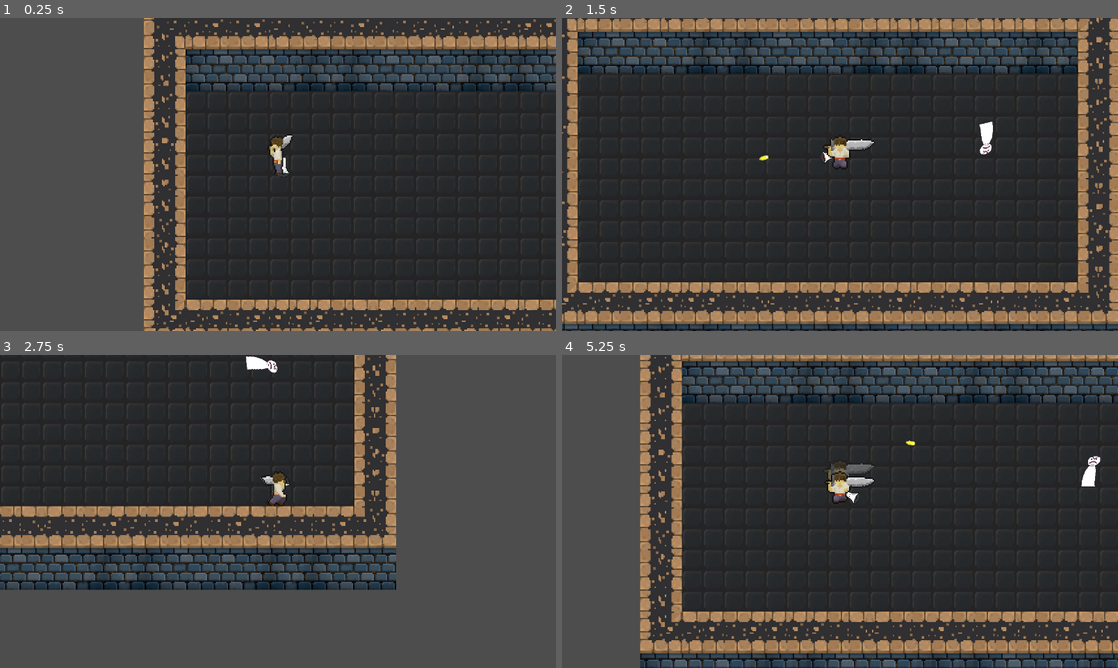
Above: before the commit, frames 1-4 (two rows, left to right).
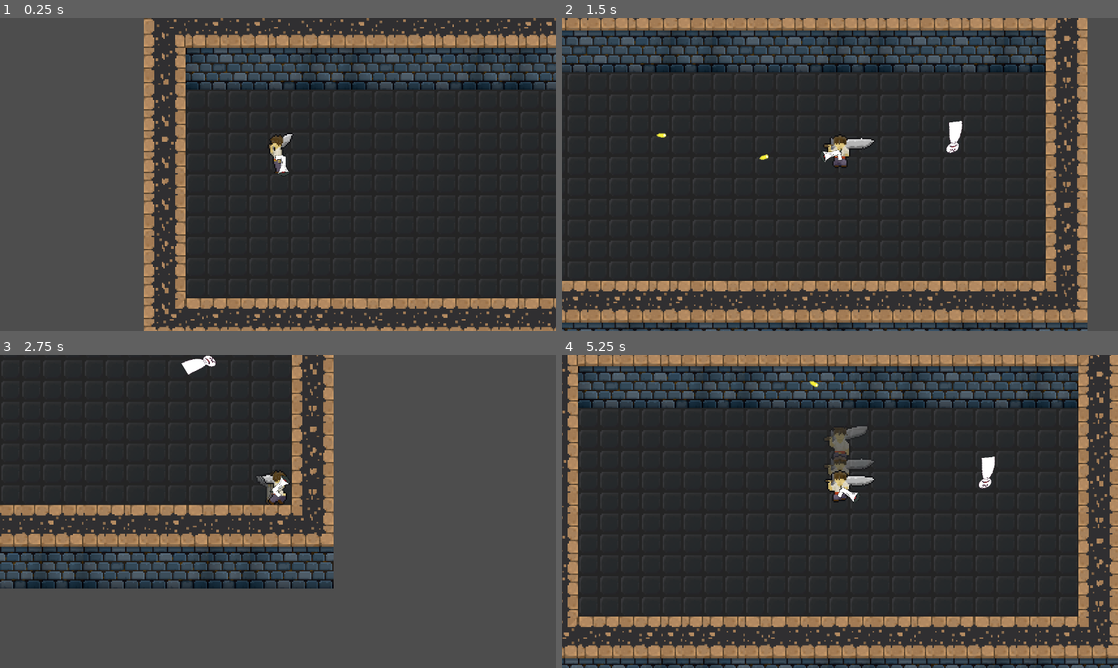
Above: after the commit, the same moments.

Repository: yeahright03/souls-like-game
Game: Godot game, scene res://scenes/game.tscn
Two runs of this game, one before a commit and one after it. Both use one fixed random seed, a clock stepped at 60 frames per second and the inputs below.
Inputs (mouse positions are in pixels of both pictures, inside the frame that each line leads up to):
- Up to frame 1 (0.25 s): no input
- Up to frame 2 (1.5 s): move the mouse to (962, 158) at 0.52 s; hold D (moveRight) 0.53-1.28 s; tap Shift (moveDodge) at 0.6 s; click (962, 158) at 0.8 s; move the mouse to (728, 190) at 1.27 s; hold S (moveDown) from 1.28 s (still down); click (728, 190) at 1.35 s
- Up to frame 3 (2.75 s): tap Q (weaponSwitch) at 1.55, 2.1 s; move the mouse to (333, 442) at 2.02 s; release S (moveDown) at 2.03 s; hold D (moveRight) from 2.03 s (still down); tap Shift (moveDodge) at 2.3 s
- Up to frame 4 (5.25 s): move the mouse to (812, 574) at 2.77 s; release D (moveRight) at 2.78 s; hold W (moveUp) 2.78-3.53 s; tap Shift (moveDodge) at 2.85, 4.55, 5.1 s; click (812, 574) at 3.05 s; move the mouse to (1006, 558) at 3.52 s; hold A (moveLeft) 3.53-5.03 s; click (1006, 558) at 3.6 s; tap Q (weaponSwitch) at 3.8, 4.35 s; move the mouse to (673, 464) at 4.27 s; move the mouse to (867, 511) at 5.02 s; hold S (moveDown) from 5.03 s (still down)

The runs differ from the first frame. In frame 1, 6.5% of the frame differs, in the area x 25-100%, y 0-100%; in frame 2, 24%; in frame 3, 18%; in frame 4, 39%, in the area x 0-100%, y 0-100%.

Commit message:
code clean up
renamed spear -> sword
added additional comments
cleaned up messy code segments

Diff:
--- a/player/player.tscn
+++ b/player/player.tscn
@@ -4,7 +4,7 @@
 [ext_resource type="Script" uid="uid://b6gvm531v2atp" path="res://scripts/player.gd" id="1_g2els"]
 [ext_resource type="Shader" uid="uid://bvmhuvyftbrt5" path="res://player/player.gdshader" id="2_qjkh3"]
 [ext_resource type="PackedScene" uid="uid://hu5bnyd5yh0y" path="res://player/gun.tscn" id="3_yw30f"]
-[ext_resource type="PackedScene" uid="uid://22r0qw2wmwoo" path="res://player/spear.tscn" id="4_dqkch"]
+[ext_resource type="PackedScene" uid="uid://22r0qw2wmwoo" path="res://player/sword.tscn" id="4_dqkch"]
 
 [sub_resource type="CircleShape2D" id="CircleShape2D_g2els"]
 radius = 7.0
@@ -960,7 +960,7 @@
 collision_layer = 2
 collision_mask = 5
 script = ExtResource("1_g2els")
-dodgeSpeed = 600.0
+dodgeSpeed = 750.0
 
 [node name="CollisionShape2D" type="CollisionShape2D" parent="."]
 shape = SubResource("CircleShape2D_g2els")
@@ -986,15 +986,17 @@
 parameters/run/run_bs2d/blend_position = Vector2(0, 0)
 
 [node name="gun" parent="." instance=ExtResource("3_yw30f")]
+z_index = 1
 position = Vector2(0, -12)
 
-[node name="spear" parent="." instance=ExtResource("4_dqkch")]
+[node name="sword" parent="." instance=ExtResource("4_dqkch")]
+z_index = 1
 position = Vector2(0, -12)
 
 [node name="playerHitBox" type="Area2D" parent="."]
+position = Vector2(0, -15)
 collision_layer = 2
 collision_mask = 12
 
 [node name="CollisionShape2D" type="CollisionShape2D" parent="playerHitBox"]
-position = Vector2(0, -15)
 shape = SubResource("CapsuleShape2D_qjkh3")
--- a/player/spear.tscn
+++ b/player/sword.tscn
@@ -1,19 +1,19 @@
 [gd_scene load_steps=4 format=3 uid="uid://22r0qw2wmwoo"]
 
-[ext_resource type="Script" uid="uid://cw4lb5i23hq0y" path="res://scripts/melee.gd" id="1_cmegp"]
-[ext_resource type="Texture2D" uid="uid://dn8lwrfpd6iq5" path="res://textures/sword-prototype-longer.png" id="2_cmegp"]
+[ext_resource type="Script" uid="uid://cw4lb5i23hq0y" path="res://scripts/melee.gd" id="1_hv1tj"]
+[ext_resource type="Texture2D" uid="uid://dn8lwrfpd6iq5" path="res://textures/sword-prototype-longer.png" id="2_3oxjh"]
 
 [sub_resource type="CapsuleShape2D" id="CapsuleShape2D_s3grw"]
 radius = 5.0
 
-[node name="spear" type="Node2D"]
-script = ExtResource("1_cmegp")
+[node name="sword" type="Node2D"]
+script = ExtResource("1_hv1tj")
 
 [node name="Sprite2D" type="Sprite2D" parent="."]
 position = Vector2(10, 14)
 rotation = 0.785398
 scale = Vector2(0.68, 0.68)
-texture = ExtResource("2_cmegp")
+texture = ExtResource("2_3oxjh")
 
 [node name="meleeSwingArea" type="Area2D" parent="."]
 collision_layer = 8
--- a/scenes/game.tscn
+++ b/scenes/game.tscn
@@ -1148,10 +1148,11 @@
 
 [node name="player" parent="." instance=ExtResource("2_lnu2h")]
 position = Vector2(-121, 0)
-duplicateLifeTime = 0.05
+duplicateLifeTime = 0.1
 dodgeTransparency = 0.4
 
 [node name="Camera2D" type="Camera2D" parent="player"]
+position = Vector2(0, 1)
 zoom = Vector2(3, 3)
 
 [node name="TileMapLayer3" type="TileMapLayer" parent="."]
@@ -1159,7 +1160,5 @@
 tile_map_data = PackedByteArray("AAD//wYAAAAMAB4AAAAAAAYAAAANAB4AAAD9/wYAAAAJAB4AAAD+/wYAAAAKAB4AAAABAAYAAAAKAB4AAAACAA …(1584 unchanged characters)…
 tile_set = SubResource("TileSet_lbhrr")
 
-[node name="Sprite2D" type="Sprite2D" parent="."]
-
 [node name="generic enemy" parent="." instance=ExtResource("3_lnu2h")]
 position = Vector2(122, -13)
--- a/scripts/bullet.gd
+++ b/scripts/bullet.gd
@@ -1,13 +1,14 @@
 extends Node2D
 
-var uselessTimer : float = 0.05
-var wasDeflected : bool = false
+var uselessTimer : float = 0.05 # time until bullet becomes active
+var wasDeflected : bool = false # checks if it is a normal or critical hit
 const speed : int = 300
 
 func _process(delta: float) -> void:
 	# gives bullet speed
 	position += transform.x.normalized() * speed * delta
 
+	# makes bullet unable to do anything until the timer runs out
 	if uselessTimer >= 0.0:
 		uselessTimer -= delta
 
@@ -16,6 +17,7 @@
 	queue_free()
 
 func _on_bullet_hit_body_entered(body:Node2D) -> void:
+	# checks for bullet timer
 	if uselessTimer <= 0.0:
 		# prints when enemy is registering hits
 		if body.name == "generic enemy":
@@ -24,18 +26,12 @@
 			else:
 				print("HIT!")
 			queue_free()
-#		if body.name == "player":
-#			var player = body
-#			if player.isDodging:
-#				print("dodge")
-#			else:
-#				print("player hit!")
-#				queue_free()
 
 func _on_bullet_hit_area_entered(area:Area2D) -> void:
-	var spear = area.get_parent()
+	# takes area and checks for deflect or player hit
+	var sword = area.get_parent()
 	if area.name == "meleeSwingArea":
-		if spear.swinging:
+		if sword.swinging:
 			print("deflect with swing")
 			rotation_degrees += 180
 			wasDeflected = true
--- a/scripts/generic_enemy.gd
+++ b/scripts/generic_enemy.gd
@@ -1,14 +1,13 @@
 extends CharacterBody2D
 
 const bullet = preload("res://player/bullet.tscn")
-#var player
-var playerSpotted : bool = false
-var timeSinceShot : float = 1
+var playerSpotted : bool = false # checks for player
+var timeSinceShot : float = 1 # larger = longer time between shots
 
 func _process(delta: float) -> void:
+	# takes playerSpotted and begin shooting at player based on enemy angle
 	if playerSpotted == true:
 		look_at(get_node("../player/playerHitBox").global_position)
-		print(get_node("../player/playerHitBox").global_position)
 		if timeSinceShot >= 1:
 			print("pew!!")
 			var bulletInstance = bullet.instantiate()
@@ -19,15 +18,18 @@
 	else:
 		self.rotation = 0
 
+	# makes sure the enemy doesn't go rapid fire
 	if timeSinceShot < 1:
 		timeSinceShot += delta
 
 func _on_player_detection_body_entered(body: Node2D) -> void:
+	# returns playerSpotted when player enters detection range
 	if body.name == "player":
 		print("player spotted")
 		playerSpotted = true
 
 func _on_player_detection_body_exited(body:Node2D) -> void:
+	# returns playerSpotted to false when player exits detection range
 	if body.name == "player":
 		print("i lost the player")
 		playerSpotted = false
--- a/scripts/gun.gd
+++ b/scripts/gun.gd
@@ -5,6 +5,7 @@
 @onready var gunMuzzle : Marker2D = $Marker2D
 
 func _process(_delta: float) -> void:
+    # takes mouse input to aim gun
     look_at(get_global_mouse_position())
 
     # flip sprite based on angle
--- a/scripts/melee.gd
+++ b/scripts/melee.gd
@@ -2,17 +2,17 @@
 
 var swinging : bool = false
 var alreadyHitTargets : Array = []
-var lastRotation : float = 0.0
-var swingTimer : float = 0.0
-@export var followSpeed : float = 25.0 # lower = heavier
-var desiredRotation : float = 0.0
+var lastRotation : float = 0
+var swingTimer : float = 0
+@export var followSpeed : float = 25 # lower = heavier
+var desiredRotation : float = 0
 const swingDuration : float = 0.3
-const minRotationSpeed : int = 700
+@export var minRotationSpeed : int = 700 # lower = easier to swing
 
 func _process(delta: float) -> void:
+	# takes mouse position to aim sword
 	desiredRotation = (get_global_mouse_position() - global_position).angle()
 	rotation = lerp_angle(rotation, desiredRotation, delta * followSpeed)
-	#look_at(get_global_mouse_position())
 
 	# flip sprite based on angle
 	rotation_degrees = wrap(rotation_degrees, 0, 360)
@@ -23,12 +23,14 @@
 
 	var rotationSpeed : float = abs(rotation_degrees - lastRotation) / delta
 
+	# takes rotation speed and checks if to return swining, clears already hit targets
 	if rotationSpeed > minRotationSpeed and not swinging:
 		swinging = true
 		swingTimer = swingDuration
 		alreadyHitTargets.clear()
 		print("swing!!")
 
+	# limits how long swing lasts
 	if swinging:
 		swingTimer -= delta
 		if swingTimer <= 0:
@@ -37,11 +39,8 @@
 
 	lastRotation = rotation_degrees
 
-	# prints when being pressed
-#    if Input.is_action_just_pressed("playerAttack"):
-#        print("swing!!")
-
 func _on_melee_swing_area_body_entered(body:Node2D) -> void:
+	# checks if body was hit or not
 	if swinging and body.name == "generic enemy":
 		#var swingSpeed : float = abs(rotation_degrees - lastRotation)
 		#var damage : float = clamp(swingSpeed / 10, 1, 10)
--- a/scripts/player.gd
+++ b/scripts/player.gd
@@ -1,13 +1,13 @@
 extends CharacterBody2D
 
-@export var dodgeSpeed : float = 400
-@export var dodgeTime : float = 0.5
+@export var dodgeSpeed : float = 400 # determines how fast dodge is
+@export var dodgeTime : float = 0.5 # determines how long dodge is
 var currentDodgeTime : float = 0
-@export var dodgeDuplicateTime : float = 0.05
+@export var dodgeDuplicateTime : float = 0.05 # determines when ghosts spawn after dodging
 var currentDodgeDuplicateTime : float = 0
-@export var duplicateLifeTime : float = 0.3
+@export var duplicateLifeTime : float = 0.3 # determines how long ghosts are alive for
 var isDodging : bool = false
-@export var dodgeTransparency : float = 0.7
+@export var dodgeTransparency : float = 0.7 # determines ghost transparency
 
 const acceleration = 800
 const friction = 500
@@ -16,7 +16,7 @@
 @onready var animationTree = $AnimationTree
 @onready var stateMachine = animationTree["parameters/playback"]
 @onready var gun = $gun
-@onready var spear = $spear
+@onready var sword = $sword
 
 enum {idle, run}
 var state = idle
@@ -35,8 +35,9 @@
 ]
 
 func _ready():
-	spear.visible = false
-	spear.set_process(false)
+	# sets sword default behaviour
+	sword.visible = false
+	sword.set_process(false)
 
 func _physics_process(delta):
 	move(delta)
@@ -49,15 +50,15 @@
 			print("switching to ranged!")
 			gun.visible = true
 			gun.set_process(true)
-			spear.visible = false
-			spear.set_process(false)
+			sword.visible = false
+			sword.set_process(false)
 			currentWeaponState = weaponState.ranged
 		elif currentWeaponState == weaponState.ranged:
 			print("switching to melee!")
 			gun.visible = false
 			gun.set_process(false)
-			spear.visible = true
-			spear.set_process(true)
+			sword.visible = true
+			sword.set_process(true)
 			currentWeaponState = weaponState.melee
 
 func move(delta):
@@ -75,6 +76,7 @@
 			applyMovement(inputVector * acceleration * delta)
 			blendPosition = inputVector
 
+	# takes currentDodgeTime to limit dodge length, also checks when to spawn dodge ghosts
 	if isDodging:
 		currentDodgeTime += delta
 		currentDodgeDuplicateTime += delta
@@ -86,6 +88,7 @@
 			currentDodgeDuplicateTime = 0.0
 			createDuplicate()
 
+	# checks for key press to dodge
 	if isDodging == false && Input.is_action_just_pressed("moveDodge"):
 		isDodging = true
 		velocity = dodgeSpeed * inputVector
@@ -101,14 +104,17 @@
 		velocity = Vector2.ZERO
 
 func applyMovement(amount) -> void:
+	# takes amount and turns into movement (velocity)
 	velocity += amount
 	velocity = velocity.limit_length(maxSpeed)
 
 func animate() -> void:
+	# get called to change AnimatedSprite2D's current animation
 	stateMachine.travel(animTreeStateKeys[state])
 	animationTree.set(blendPosPaths[state], blendPosition)
 
 func createDuplicate():
+	# created 'dodge shadows'
 	var duplicate = $AnimatedSprite2D.duplicate(true)
 	duplicate.material = $AnimatedSprite2D.material.duplicate(true)
 	duplicate.material.set_shader_parameter("opacity", dodgeTransparency)
